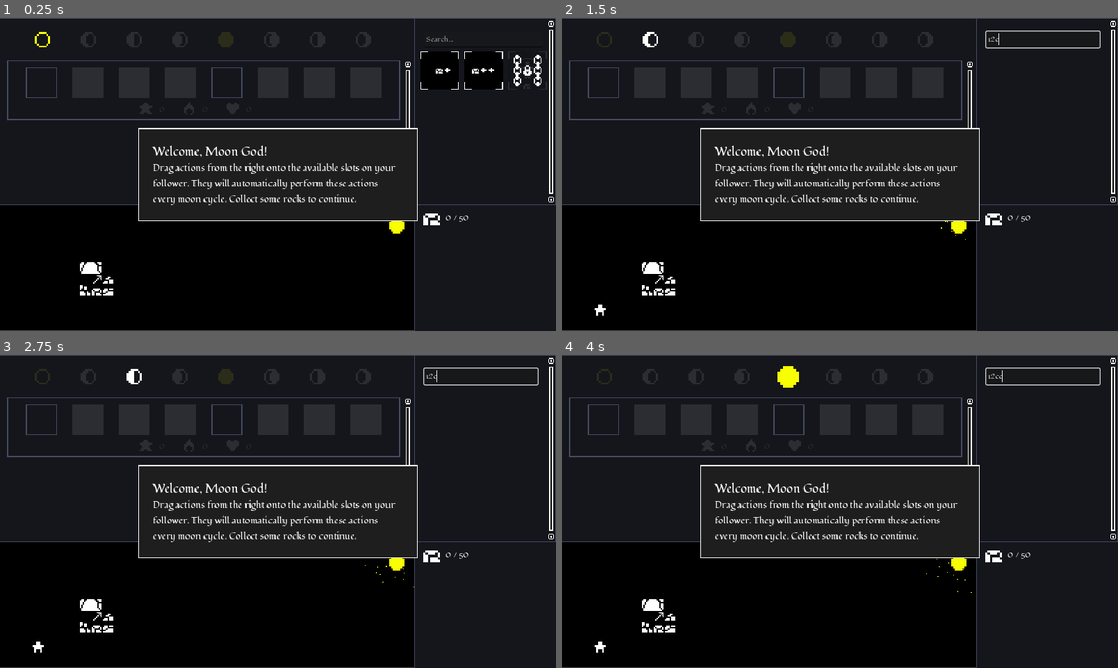
Above: before the commit, frames 1-4 (two rows, left to right).
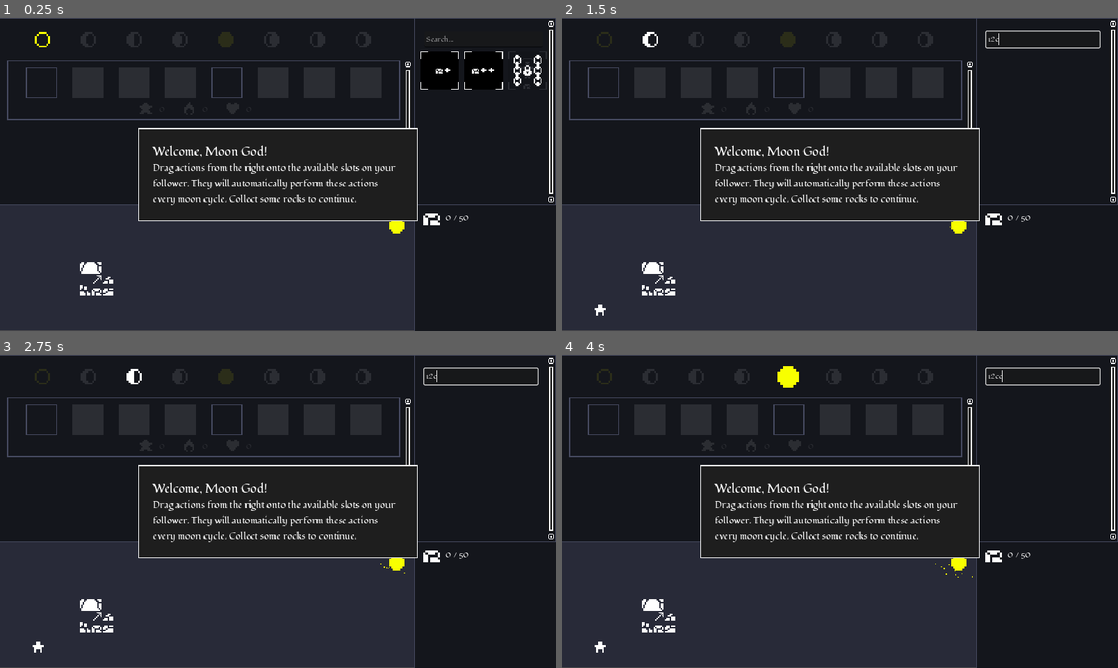
Above: after the commit, the same moments.

Repository: BoscoPubVoi/IdleSpel
Game: Godot game, scene res://main.tscn
The game is run twice, just before and just after one commit, with the same random seed, the same clock (stepped at 60 frames per second) and the same inputs.
Inputs (mouse positions are in pixels of both pictures, inside the frame that each line leads up to):
- Up to frame 1 (0.25 s): no input
- Up to frame 2 (1.5 s): click (1045, 39) at 0.52 s; type "12" at 0.6 s; move the mouse to (962, 158) at 1.27 s; hold C from 1.28 s (still down); click (962, 158) at 1.42 s
- Up to frame 3 (2.75 s): release C at 2 s; drag from (166, 527) to (250, 574) at 2.02 s
- Up to frame 4 (4 s): tap Enter at 2.75 s; move the mouse to (895, 442) at 2.77 s; hold C 2.78-3.5 s; click (895, 442) at 2.92 s; drag from (812, 574) to (673, 464) at 3.52 s

The runs differ from the first frame. In frame 1, 27% of the frame differs, in the area x 0-75%, y 59-100%; in frame 2, 27%; in frame 3, 27%; in frame 4, 27%.

Commit message:
groups for rocks

Diff:
--- a/visualiser_panel.tscn
+++ b/visualiser_panel.tscn
@@ -16,7 +16,8 @@
 [ext_resource type="Texture2D" uid="uid://chskrj3c0vag1" path="res://assets/Full_Moon_Icon.png" id="14_juq5j"]
 
 [sub_resource type="StyleBoxFlat" id="StyleBoxFlat_khlr0"]
-bg_color = Color(0, 0, 0, 1)
+bg_color = Color(0.156863, 0.164706, 0.219608, 1)
+border_color = Color(0.2, 0.203922, 0.227451, 1)
 
 [sub_resource type="AtlasTexture" id="AtlasTexture_xec8a"]
 atlas = ExtResource("1_53qgm")
@@ -311,12 +312,12 @@
 [node name="CPUParticles2D" type="CPUParticles2D" parent="FullMoonIcon"]
 scale = Vector2(1.5, 1.5)
 amount = 20
-lifetime = 3.0
+lifetime = 5.0
 direction = Vector2(-1, 1)
 spread = 80.0
 gravity = Vector2(0, 0)
-initial_velocity_min = 16.0
-initial_velocity_max = 16.0
+initial_velocity_min = 8.0
+initial_velocity_max = 8.0
 orbit_velocity_min = -0.1
 orbit_velocity_max = 0.1
 radial_accel_max = 0.01
Not shown: 2 places in main.tscn that only renumber resources
